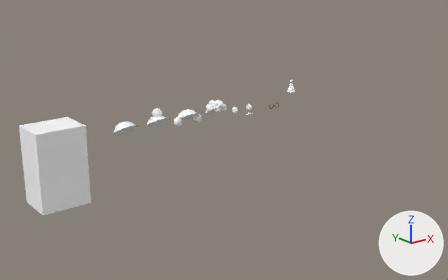
An edit to the glTF model gobble-kitchen/src/assets/models/guest.glb, drawn before and after from the same camera.
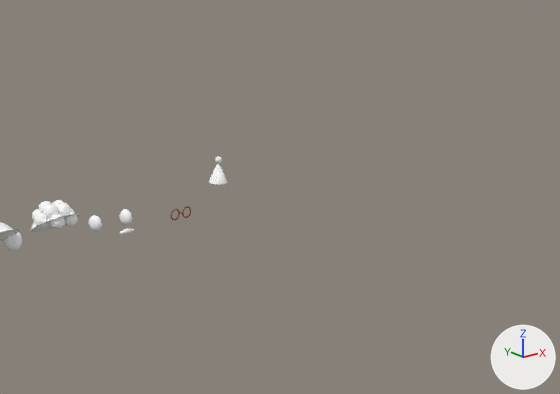
Old and new are each drawn whole from a 50 mm camera at (-3.45, -8.26, 3.57) aimed at (3.54, 0.48, 0.07) and again close up on the part from 43% to 100% of the width and 3% to 67% of the height. Lighting does not change. The marker at lower right points along +X, +Y and +Z. The last two pictures show the newer version. Where no turn or scale is listed for an object, it has been applied to the vertices.

Names of what the first close-up shows: 'acc_glasses__geo', 'hair_curly__geo', 'hair_pigtails__geo', 'hat_party__geo' and 1 more.
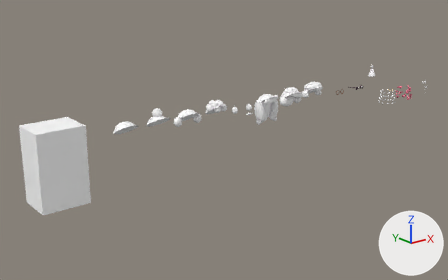
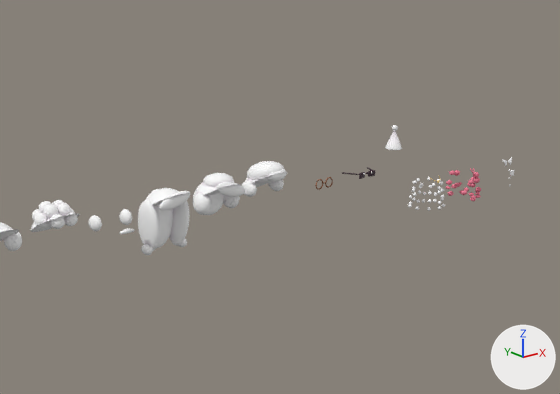
Scene script edits in JSON lines:
```json
{"op": "add", "block": "me_hair_swoop", "code": ["me_hair_swoop = bpy.data.meshes.new('hair_swoop')", "me_hair_swoop.from_pydata(...)  # 602 vertices, 1280 faces; spans x -0.218..0.218, y -0.198..0.198, z -0.155..0.155", "me_hair_swoop.materials.append(mat_vc)"]}
{"op": "add", "block": "me_hair_short", "code": ["me_hair_short = bpy.data.meshes.new('hair_short')", "me_hair_short.from_pydata(...)  # 774 vertices, 1600 faces; spans x -0.239..0.239, y -0.207..0.207, z -0.199..0.199", "me_hair_short.materials.append(mat_vc)"]}
{"op": "add", "block": "me_hair_bob", "code": ["me_hair_bob = bpy.data.meshes.new('hair_bob')", "me_hair_bob.from_pydata(...)  # 1052 vertices, 2159 faces; spans x -0.24..0.24, y -0.198..0.198, z -0.277..0.277", "me_hair_bob.materials.append(mat_vc)"]}
{"op": "add", "block": "me_acc_toile", "code": ["me_acc_toile = bpy.data.meshes.new('acc_toile')", "me_acc_toile.from_pydata(...)  # 329 vertices, 550 faces; spans x -0.181..0.181, y -0.182..0.182, z -0.177..0.177", "me_acc_toile.materials.append(mat_vc)"]}
{"op": "add", "block": "me_acc_sunglasses", "code": ["me_acc_sunglasses = bpy.data.meshes.new('acc_sunglasses')", "me_acc_sunglasses.from_pydata(...)  # 340 vertices, 652 faces; spans x -0.191..0.191, y -0.083..0.083, z -0.029..0.029", "me_acc_sunglasses.materials.append(mat_vc)"]}
{"op": "add", "block": "me_acc_shirt", "code": ["me_acc_shirt = bpy.data.meshes.new('acc_shirt')", "me_acc_shirt.from_pydata(...)  # 168 vertices, 312 faces; spans x -0.096..0.096, y -0.039..0.039, z -0.151..0.151", "me_acc_shirt.materials.append(mat_vc)"]}
{"op": "add", "block": "me_acc_dots", "code": ["me_acc_dots = bpy.data.meshes.new('acc_dots')", "me_acc_dots.from_pydata(...)  # 467 vertices, 790 faces; spans x -0.202..0.202, y -0.174..0.174, z -0.164..0.164", "me_acc_dots.materials.append(mat_vc)"]}
{"op": "set", "path": "ob_acc_glasses__geo.location", "old": "(4.2, -0.179, 0.765)", "new": "(6.0, -0.179, 0.765)"}
{"op": "set", "path": "ob_hat_party__geo.location", "old": "(4.8, 0.0, 1.027)", "new": "(7.2, 0.0, 1.027)"}
{"op": "add", "block": "ob_hair_swoop__geo", "code": ["ob_hair_swoop__geo = bpy.data.objects.new('hair_swoop__geo', me_hair_swoop)", "ob_hair_swoop__geo.location = (5.4, 0.007, 0.87)"]}
{"op": "add", "block": "ob_hair_short__geo", "code": ["ob_hair_short__geo = bpy.data.objects.new('hair_short__geo', me_hair_short)", "ob_hair_short__geo.location = (4.8, 0.007, 0.799)"]}
{"op": "add", "block": "ob_hair_bob__geo", "code": ["ob_hair_bob__geo = bpy.data.objects.new('hair_bob__geo', me_hair_bob)", "ob_hair_bob__geo.location = (4.2, 0.007, 0.669)"]}
{"op": "add", "block": "ob_acc_toile__geo", "code": ["ob_acc_toile__geo = bpy.data.objects.new('acc_toile__geo', me_acc_toile)", "ob_acc_toile__geo.location = (8.425, 0.0, 0.392)"]}
{"op": "add", "block": "ob_acc_sunglasses__geo", "code": ["ob_acc_sunglasses__geo = bpy.data.objects.new('acc_sunglasses__geo', me_acc_sunglasses)", "ob_acc_sunglasses__geo.location = (6.6, -0.11, 0.767)"]}
{"op": "add", "block": "ob_acc_shirt__geo", "code": ["ob_acc_shirt__geo = bpy.data.objects.new('acc_shirt__geo', me_acc_shirt)", "ob_acc_shirt__geo.location = (9.012, -0.132, 0.447)"]}
{"op": "add", "block": "ob_acc_dots__geo", "code": ["ob_acc_dots__geo = bpy.data.objects.new('acc_dots__geo', me_acc_dots)", "ob_acc_dots__geo.location = (7.8, -0.003, 0.393)"]}
```

Pixel boxes (x1, y1, x2, y2) of what changed, in the close-ups (560 x 394 px):
```json
{"object": "hair_bob__geo", "change": "added", "after": [138, 188, 190, 255]}
{"object": "hair_short__geo", "change": "added", "after": [193, 173, 245, 215]}
{"object": "hair_swoop__geo", "change": "added", "after": [242, 161, 287, 197]}
{"object": "hat_party__geo", "change": "moved", "before": [209, 156, 227, 185], "after": [385, 125, 402, 150]}
{"object": "acc_toile__geo", "change": "added", "after": [445, 168, 481, 201], "on screen": "pink"}
{"object": "acc_dots__geo", "change": "added", "after": [408, 176, 445, 211]}
{"object": "acc_glasses__geo", "change": "moved", "before": [171, 206, 191, 220], "after": [315, 177, 333, 190]}
{"object": "acc_sunglasses__geo", "change": "added", "after": [342, 167, 375, 179]}
{"object": "acc_shirt__geo", "change": "added", "after": [502, 157, 515, 186]}
```
